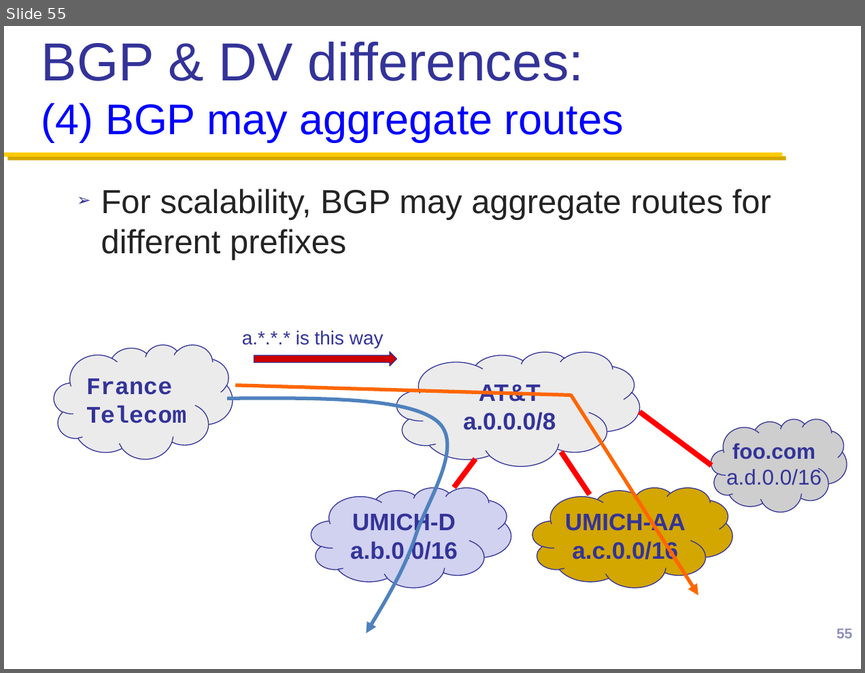
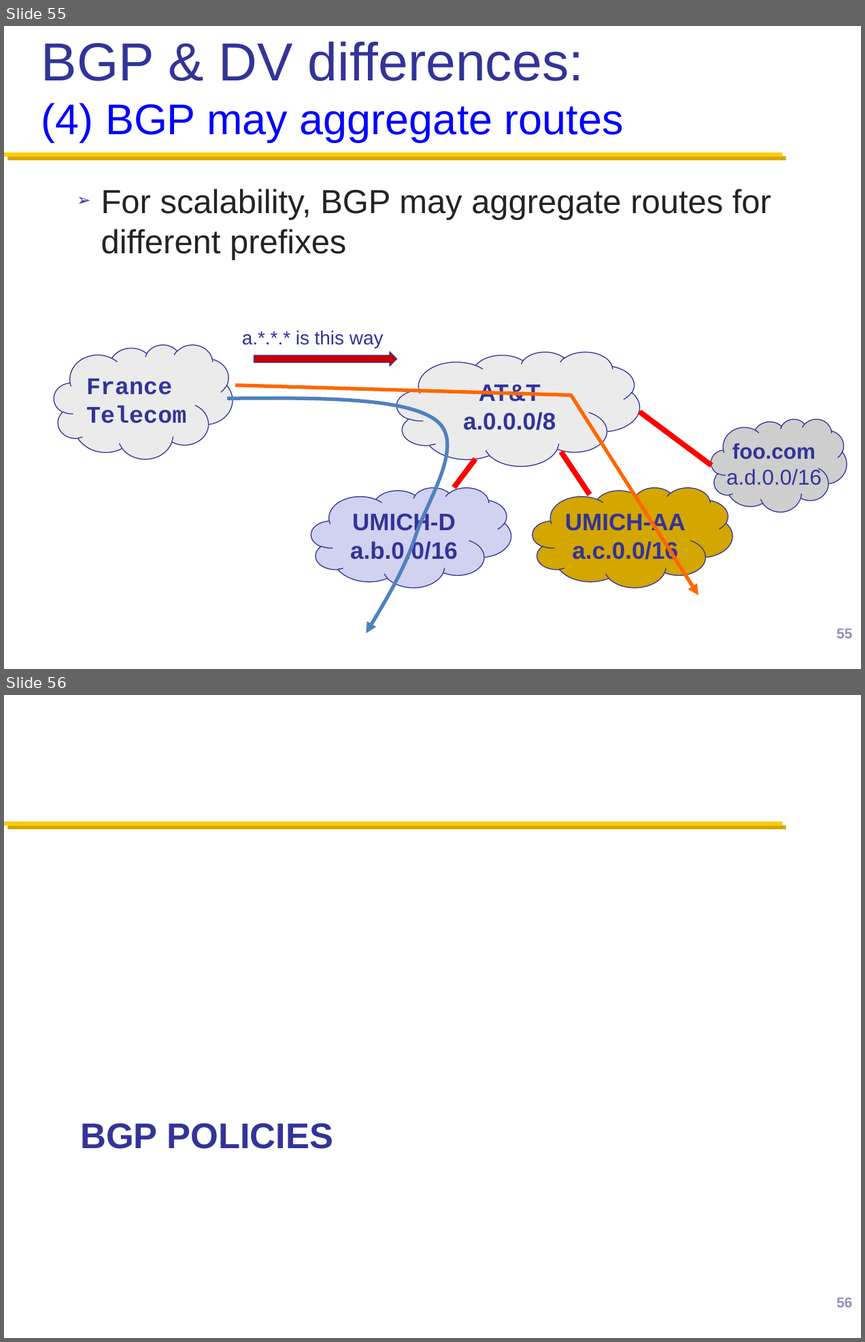
Before and after one commit to henryhxu/CSCI4430-ESTR4120, a slide deck: lec/lec14.pptx. Shown one above the other, each under a label of ours: slide 55 before the commit, slides 55 and 56 after it. The pictures are 865x673 and 865x1342 pixels, drawn with LibreOffice and Linux fonts; fonts in the diff are those of the drawing; background and template pictures are left out. Boxes give left, top, right and bottom in pixels: in the first picture for what was removed or moved away, otherwise in the second. Text is boxed around its words. In the diff, an @@ line names an element or a change of style, - is before the commit and + after.

```diff
--- a/lec/lec14.pptx
+++ b/lec/lec14.pptx
@@ slide 56 added at (x1=4, y1=695, x2=861, y2=1338), background #FFFFFF; not listed: 1 template element that a slide beside it also shows @@
@@ title added at (x1=80, y1=1123, x2=333, y2=1149), 30 pt, text #333399, bold @@
+BGP POLICIES
@@ page number added at (x1=836, y1=1297, x2=852, y2=1307), 12 pt, text #9090BA @@
+56
```
Also in this commit, not shown: 2 slides changed, 27 other slides added.
